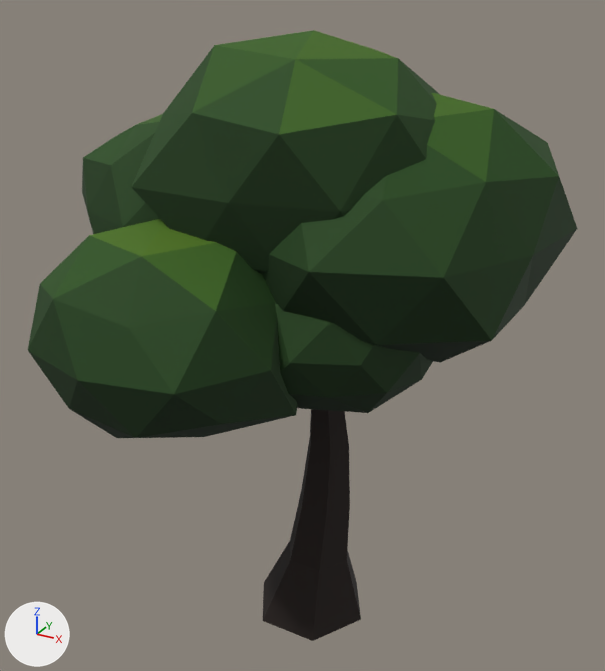
One commit to the glTF model godot/assets/orchard_kit/tree_orchard_round.glb: the scene before it, then after it.
Rendered twice from a camera (50 mm lens) standing at (4.24, -7.96, 7.58) and looking at (-0.11, -0.03, 3.62). Lighting does not change. The marker at lower left points along +X, +Y and +Z. The first picture is the older version. Vertices at exactly the same position are counted once.

Script lines for the objects in view, before the commit:
```python
me_tree_orchard_round = bpy.data.meshes.new('tree_orchard_round')
me_tree_orchard_round.from_pydata(...)  # 288 vertices, 540 faces; spans x -2.85..2.68, y -2.87..2.58, z -0.3..7.0
me_tree_orchard_round.materials.append(mat_orchardfoliage_vc)
ob_tree_orchard_round = bpy.data.objects.new('tree_orchard_round', me_tree_orchard_round)
ob_tree_orchard_round.location = (0.0, 0.0, 0.0)
```
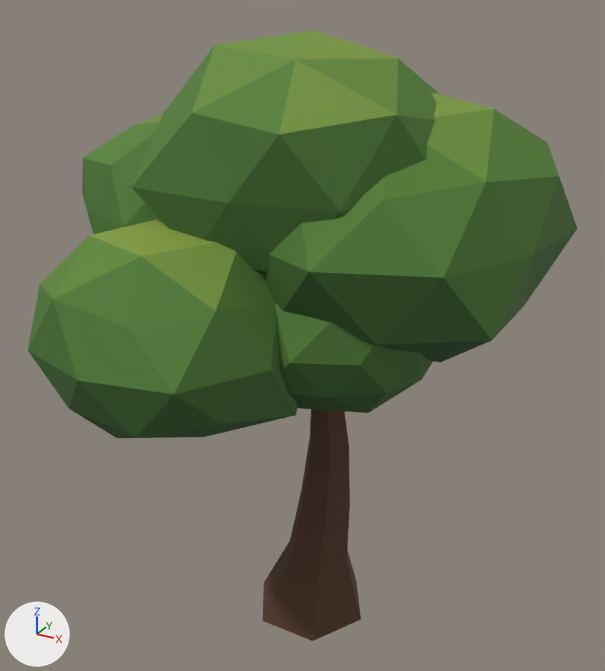
Location of each change, (x1, y1, x2, y2) in pixels of the pictures (605 x 671 px):
part 1 of me_tree_orchard_round, recoloured (lighter): (28, 47, 577, 438) in both
part 2 of me_tree_orchard_round, recoloured: (69, 212, 577, 438) in both
part 3 of me_tree_orchard_round, recoloured (dark green to green): (40, 30, 559, 311) in both
part 4 of me_tree_orchard_round, recoloured (black to brown): (263, 409, 361, 641) in both

The change, as a list of edits to the scene's bpy script:
```text
Change me_tree_orchard_round:
    where me_tree_orchard_round.from_pydata(...)  # 288 vertices, 540 faces; spans x -2.85..2.68, y -2.87..2.58, z -0.3..7.0
    used by ob_tree_orchard_round; location = (0.0, 0.0, 0.0)
    me_tree_orchard_round part 1: 193 faces centred in x -2.75..2.58, y -2.72..2.41, z 3.14..6.48 are repainted in the vertex colours; the middle colour goes from dark green #153908 to dark green #49752f
    me_tree_orchard_round part 2: 171 faces centred in x -2.65..2.52, y -2.7..2.39, z 2.57..5.4 are repainted in the vertex colours; the middle colour goes from black #0c2608 to dark green #38612e
    me_tree_orchard_round part 3: 107 faces centred in x -2.39..2.2, y -2.21..2.18, z 3.98..6.89 are repainted in the vertex colours; the middle colour goes from dark green #25500a to green #5f8833
    me_tree_orchard_round part 4: 69 faces centred in x -0.66..0.82, y -0.71..0.7, z -0.02..3.46 are repainted in the vertex colours; the middle colour goes from black #180a04 to brown #523624
```
